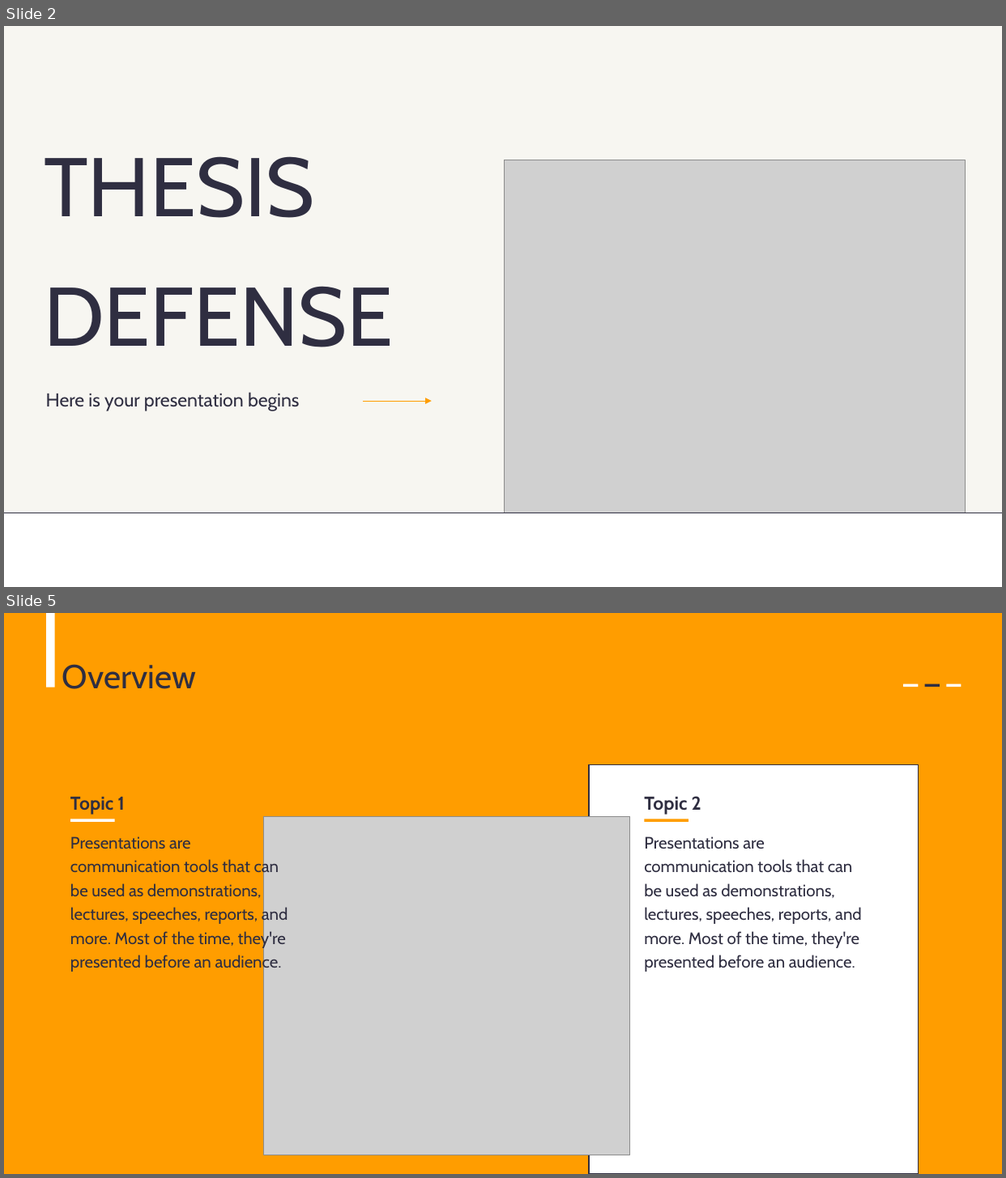
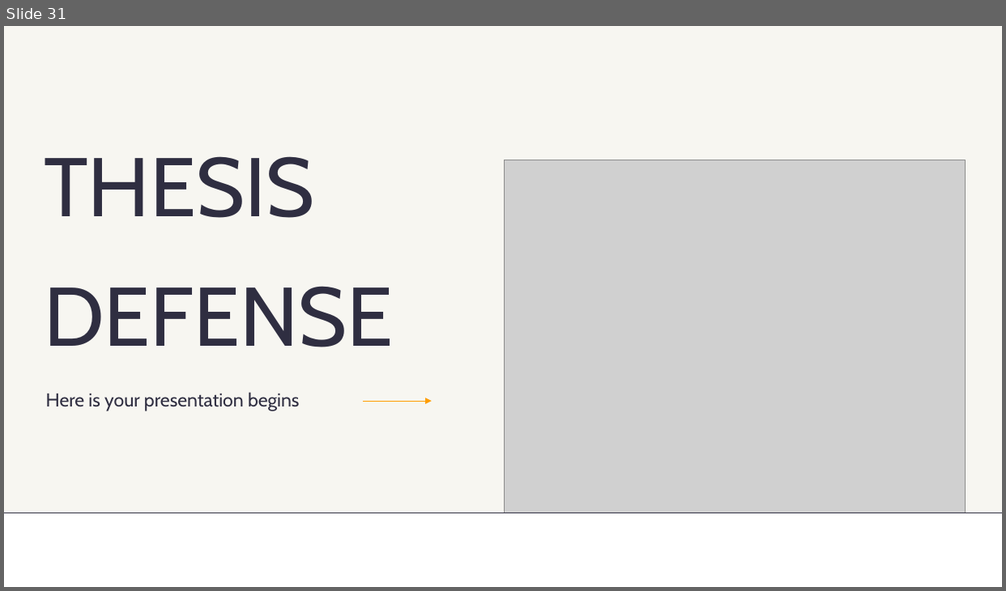
Before and after one commit to AbdessamadAbdaoui/Presentation_Git, a slide deck: presentation_Git.pptx. Shown one above the other, each under a label of ours: slides 2 and 5 before the commit, slide 31 after it; the slides between them are not shown. The pictures are 1006x1178 and 1006x591 pixels, drawn with LibreOffice and Linux fonts; fonts in the diff are those of the drawing; grey boxes stand for pictures. Boxes give left, top, right and bottom in pixels: in the first picture for what was removed or moved away, otherwise in the second. Text is boxed around its words. In the diff, an @@ line names an element or a change of style, - is before the commit and + after.

```diff
--- a/presentation_Git.pptx
+++ b/presentation_Git.pptx
@@ slide 5 removed at (x1=4, y1=613, x2=1002, y2=1174), background #FF9D00 @@
@@ rectangle removed at (x1=46, y1=613, x2=54, y2=687) @@
@@ text removed at (x1=62, y1=664, x2=196, y2=689) @@
-Overview
@@ rectangle removed at (x1=903, y1=684, x2=918, y2=687) @@
@@ rectangle removed at (x1=925, y1=684, x2=940, y2=687) @@
@@ rectangle removed at (x1=947, y1=684, x2=961, y2=687) @@
@@ rectangle removed at (x1=590, y1=765, x2=918, y2=1174) @@
@@ text removed at (x1=70, y1=797, x2=125, y2=815) @@
-Topic 1
@@ text removed at (x1=644, y1=796, x2=701, y2=815) @@
-Topic 2
@@ rectangle removed at (x1=70, y1=819, x2=115, y2=822) @@
@@ picture removed at (x1=264, y1=816, x2=630, y2=1155) @@
@@ rectangle removed at (x1=644, y1=819, x2=688, y2=822) @@
@@ text removed at (x1=70, y1=837, x2=288, y2=973) @@
-Presentations are communication tools that can be used as demonstrations, lectures, speeches, reports, and more. Most of the time, they're presented before an audience.
@@ text removed at (x1=644, y1=837, x2=862, y2=972) @@
-Presentations are communication tools that can be used as demonstrations, lectures, speeches, reports, and more. Most of the time, they're presented before an audience.
@@ what was slide 2 is now slide 31 @@
```
Also in this commit, not shown: 2 slides changed, 28 slides added, 1 other slide removed.
